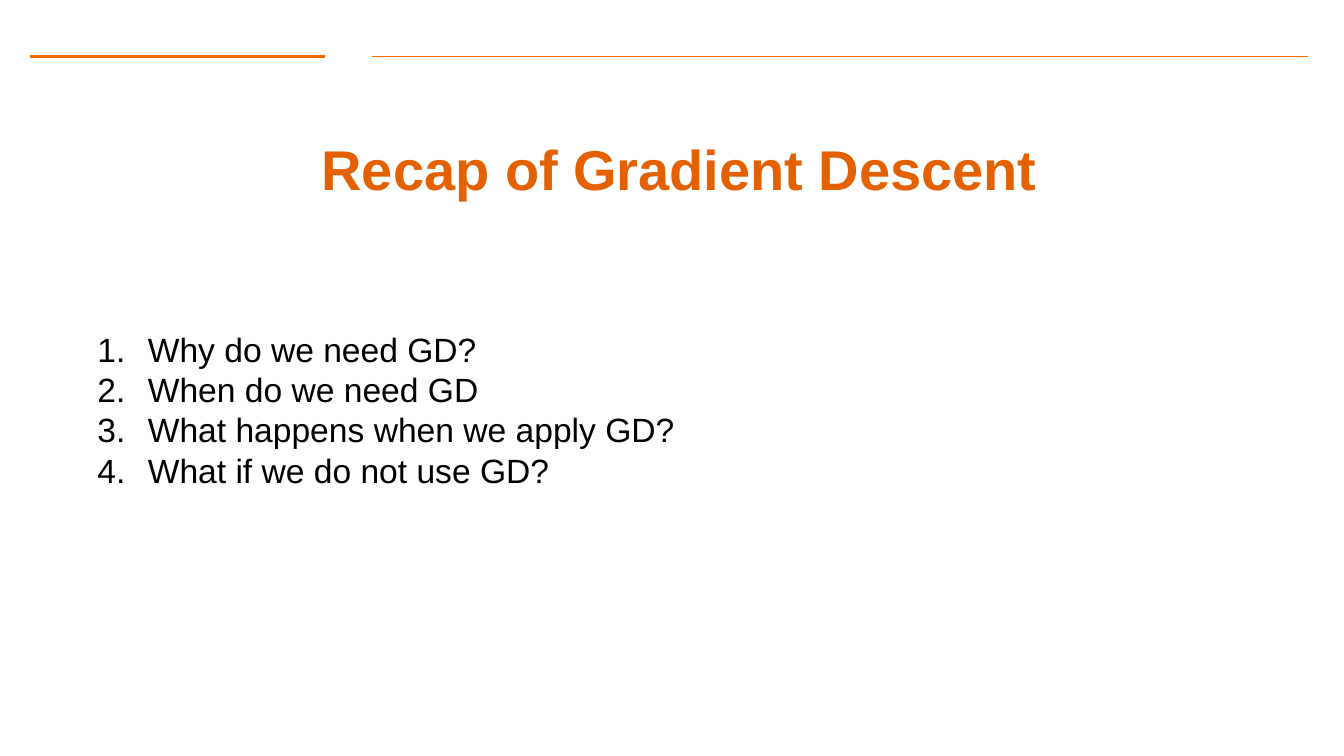
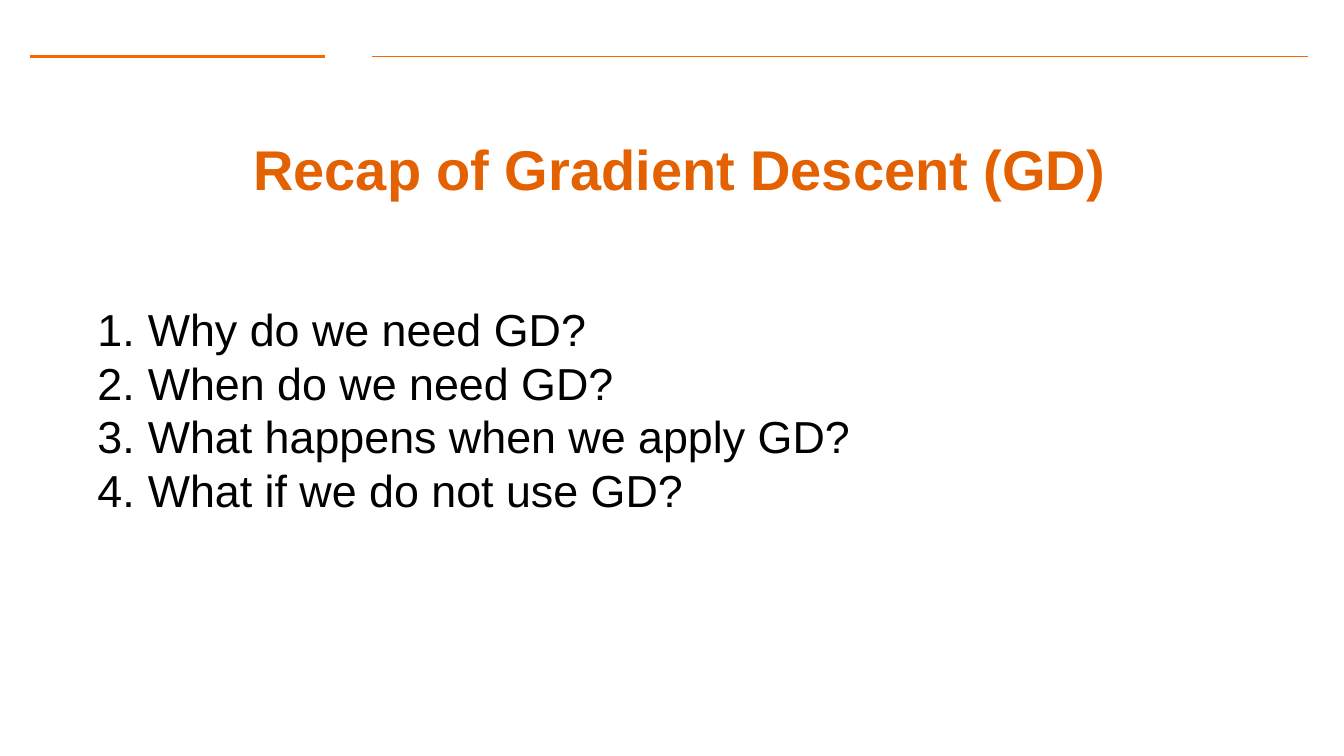
Before and after one commit to aiforsec/RIT-DSCI-633-FDS, a slide deck: slide 28 of Syllabus/Lecture05/Lec05.pptx. Drawn at 1344x756 pixels with LibreOffice and Linux fonts; fonts in the diff are those of the drawing; background and template pictures are left out. Boxes give left, top, right and bottom in pixels: in the first picture for what was removed or moved away, otherwise in the second. Text is boxed around its words. In the diff, an @@ line names an element or a change of style, - is before the commit and + after.

Commit message:
Updated Lec 05.

```diff
--- a/Syllabus/Lecture05/Lec05.pptx
+++ b/Syllabus/Lecture05/Lec05.pptx
@@ title at (253, 149, 1105, 200): text changed @@
-Recap of Gradient Descent
+Recap of Gradient Descent (GD)
@@ text at (148, 313, 850, 508): size 24 to 32 pt in "Why do we need GD?", "What happens when we apply GD?", "What if we do not use GD?" @@
@@ text at (148, 367, 613, 401): text changed; size 24 to 32 pt @@
-2. When do we need GD
+2. When do we need GD?
```
Also in this commit, not shown: 2 other slides changed, 4 slides added.
